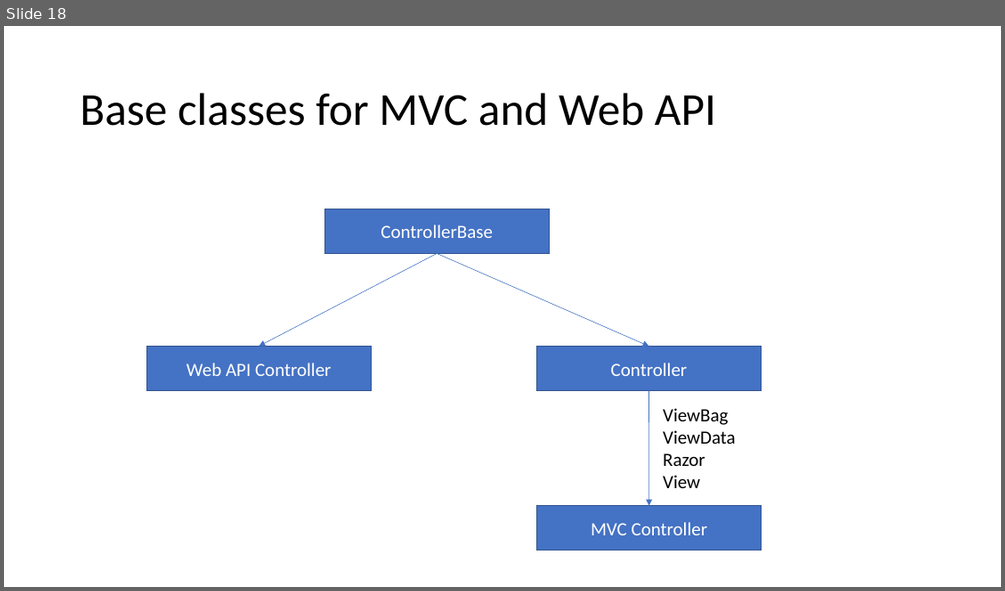
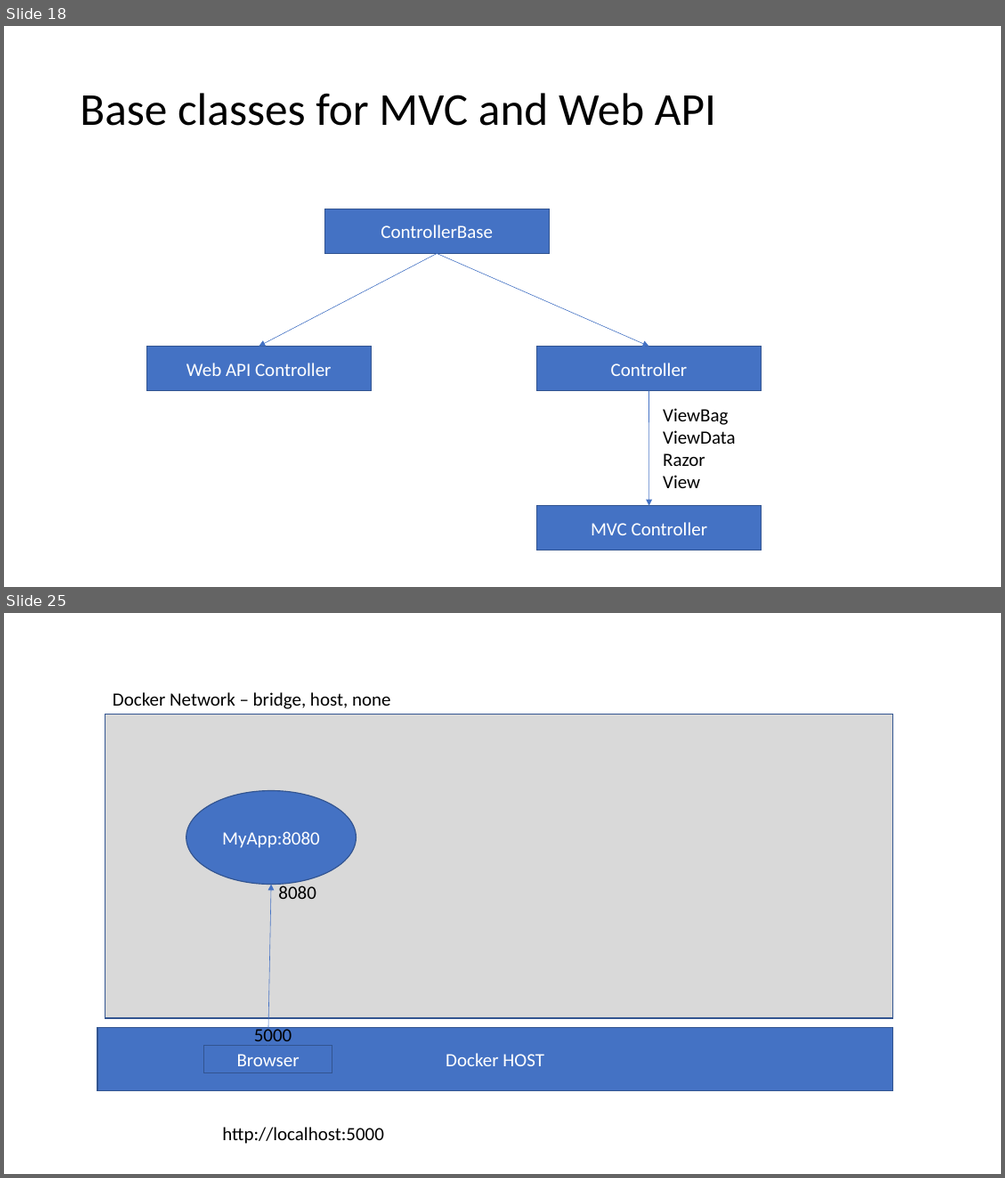
Before and after one commit to sonusathyadas/Microservices-Training-Materials, a slide deck: Presentation1.pptx. Shown one above the other, each under a label of ours: slide 18 before the commit, slides 18 and 25 after it; the slides between them are not shown. The pictures are 1005x591 and 1005x1178 pixels, drawn with LibreOffice and Linux fonts; fonts in the diff are those of the drawing. Boxes give left, top, right and bottom in pixels: in the first picture for what was removed or moved away, otherwise in the second. Text is boxed around its words. In the diff, an @@ line names an element or a change of style, - is before the commit and + after.

```diff
--- a/Presentation1.pptx
+++ b/Presentation1.pptx
@@ slide 25 added at (4, 613, 1001, 1174), background #FFFFFF @@
@@ text added at (113, 692, 391, 709), 18 pt, text #000000 @@
+Docker Network – bridge, host, none
@@ rectangle added at (105, 714, 892, 1018), fill #D9D9D9, outline #325491 1 pt @@
@@ ellipse added at (186, 791, 356, 884), fill #4472C4, outline #325491 1 pt, 18 pt, text #FFFFFF @@
+MyApp:8080
@@ arrow added from (268, 1046) to (271, 884), #4472C4 0.5 pt @@
@@ text added at (278, 883, 316, 899), 18 pt, text #000000 @@
+8080
@@ rectangle added at (97, 1027, 893, 1090), fill #4472C4, outline #325491 1 pt, 18 pt, text #FFFFFF @@
+Docker HOST
@@ text added at (254, 1026, 292, 1046), 18 pt, text #000000 @@
+5000
@@ rectangle added at (204, 1046, 332, 1072), fill #4472C4, outline #325491 1 pt, 18 pt, text #FFFFFF @@
+Browser
@@ text added at (222, 1127, 384, 1143), 18 pt, text #000000 @@
+http://localhost:5000
```
Also in this commit, not shown: 13 other slides added, 2 other files.
